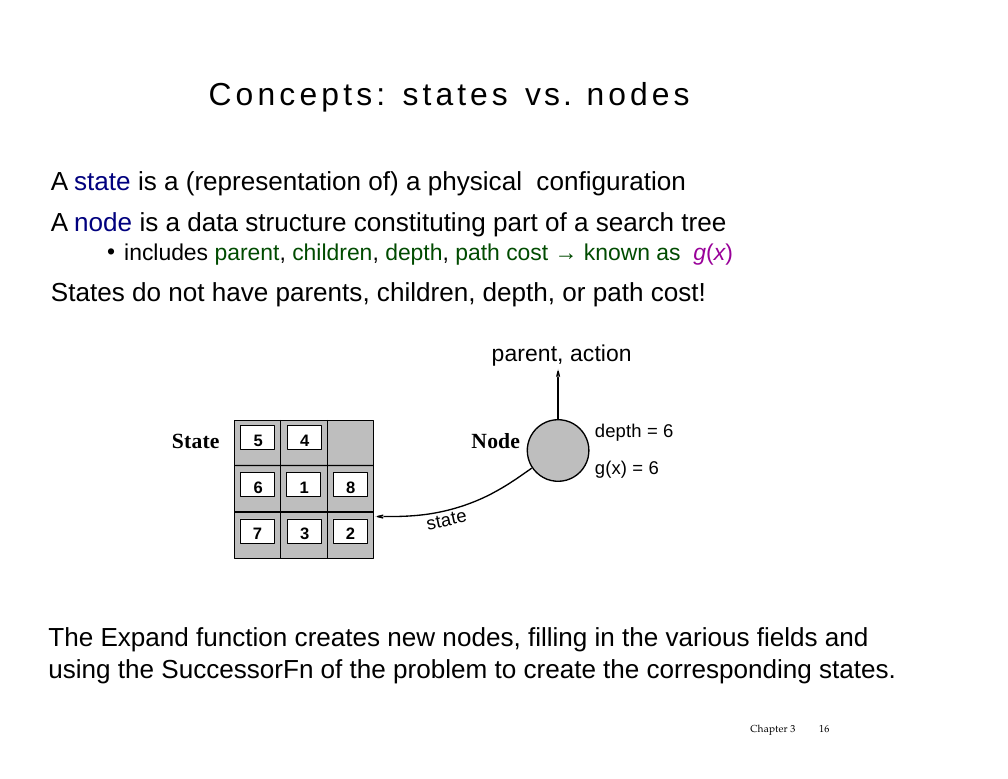
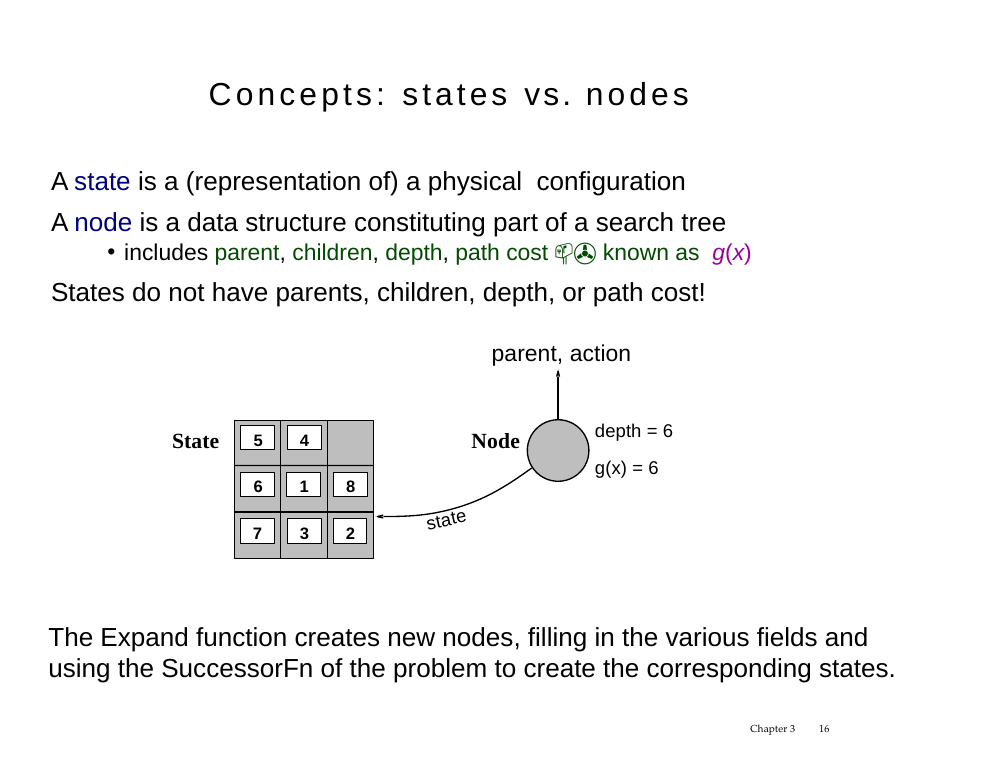
Before and after one commit to tdhock/cs470-570-spring-2021, a slide deck: slide 16 of TobyCareCS470/Eck slides/chapter3.1.pptx. Drawn at 1008x779 pixels with LibreOffice and Linux fonts; fonts in the diff are those of the drawing. Boxes give left, top, right and bottom in pixels: in the first picture for what was removed or moved away, otherwise in the second. Text is boxed around its words. In the diff, an @@ line names an element or a change of style, - is before the commit and + after.

```diff
--- a/TobyCareCS470/Eck slides/chapter3.1.pptx
+++ b/TobyCareCS470/Eck slides/chapter3.1.pptx
@@ text at <box>124,243,751,265</box>: text changed @@
-• includes parent, children, depth, path cost → known as g(x)
+• includes parent, children, depth, path cost 📫✇ known as g(x)
@@ text "Chapter 3" at <box>750,724,795,735</box>: letter spacing 0.2 to 0.1 pt in "3" @@
```
Also in this commit, not shown: 30 other slides changed, 6 other files.
